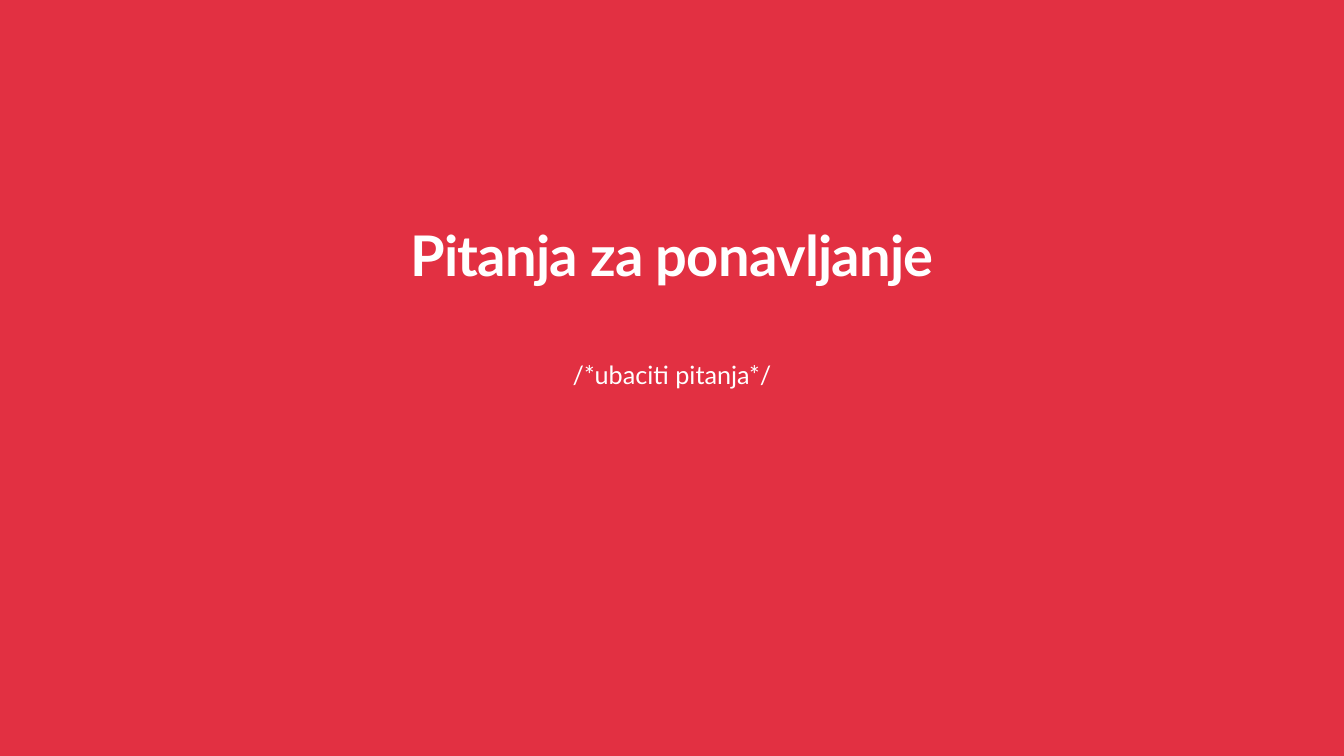
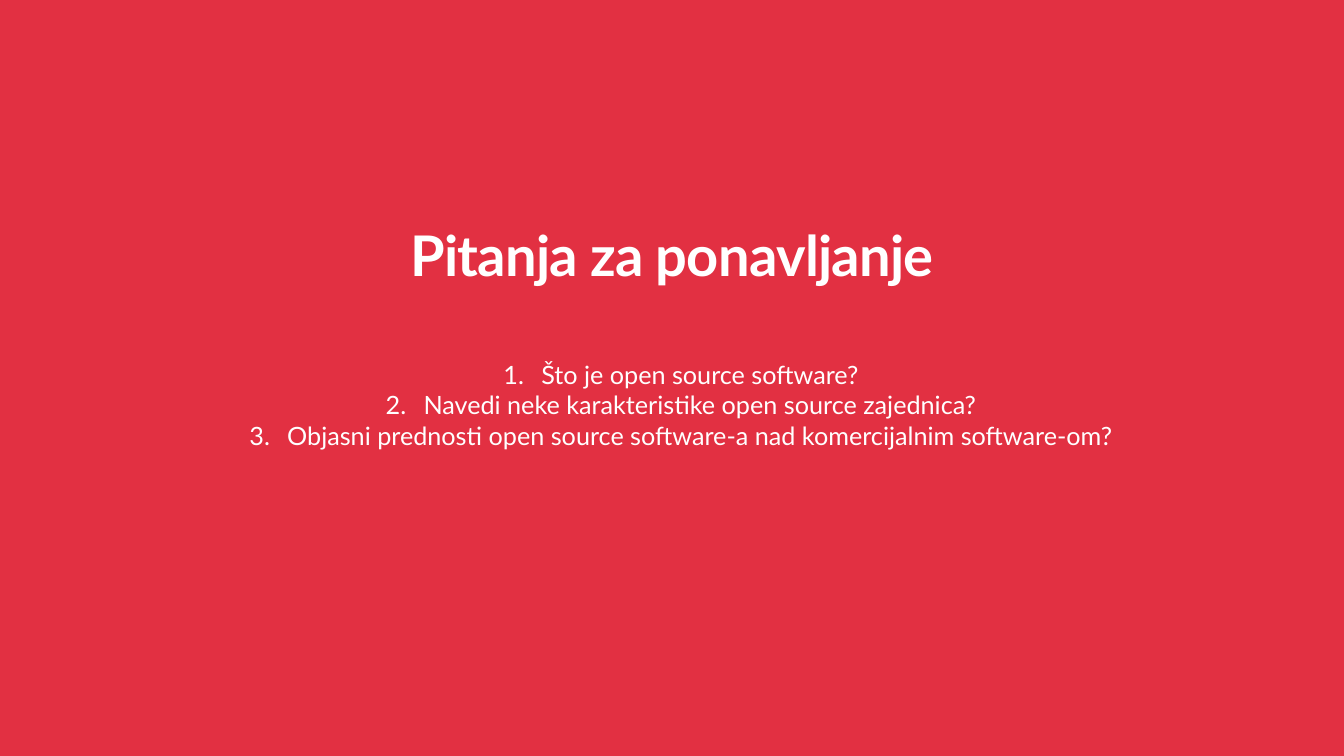
Before and after one commit to CvetkovskiIvor/ProgramskoInzenjerstvoSeminar, a slide deck: slide 33 of Open Source Prezentacija.pptx. Drawn at 1344x756 pixels with LibreOffice and Linux fonts; fonts in the diff are those of the drawing; background and template pictures are left out. Boxes give left, top, right and bottom in pixels: in the first picture for what was removed or moved away, otherwise in the second. Text is boxed around its words. In the diff, an @@ line names an element or a change of style, - is before the commit and + after.

Commit message:
Add files via upload
Finalna verzija prezentacije

```diff
--- a/Open Source Prezentacija.pptx
+++ b/Open Source Prezentacija.pptx
@@ text at bbox=[287, 363, 1112, 449]: text changed @@
-/*ubaciti pitanja*/
+1. Što je open source software?
+2. Navedi neke karakteristike open source zajednica?
+3. Objasni prednosti open source software-a nad komercijalnim software-om?
```
